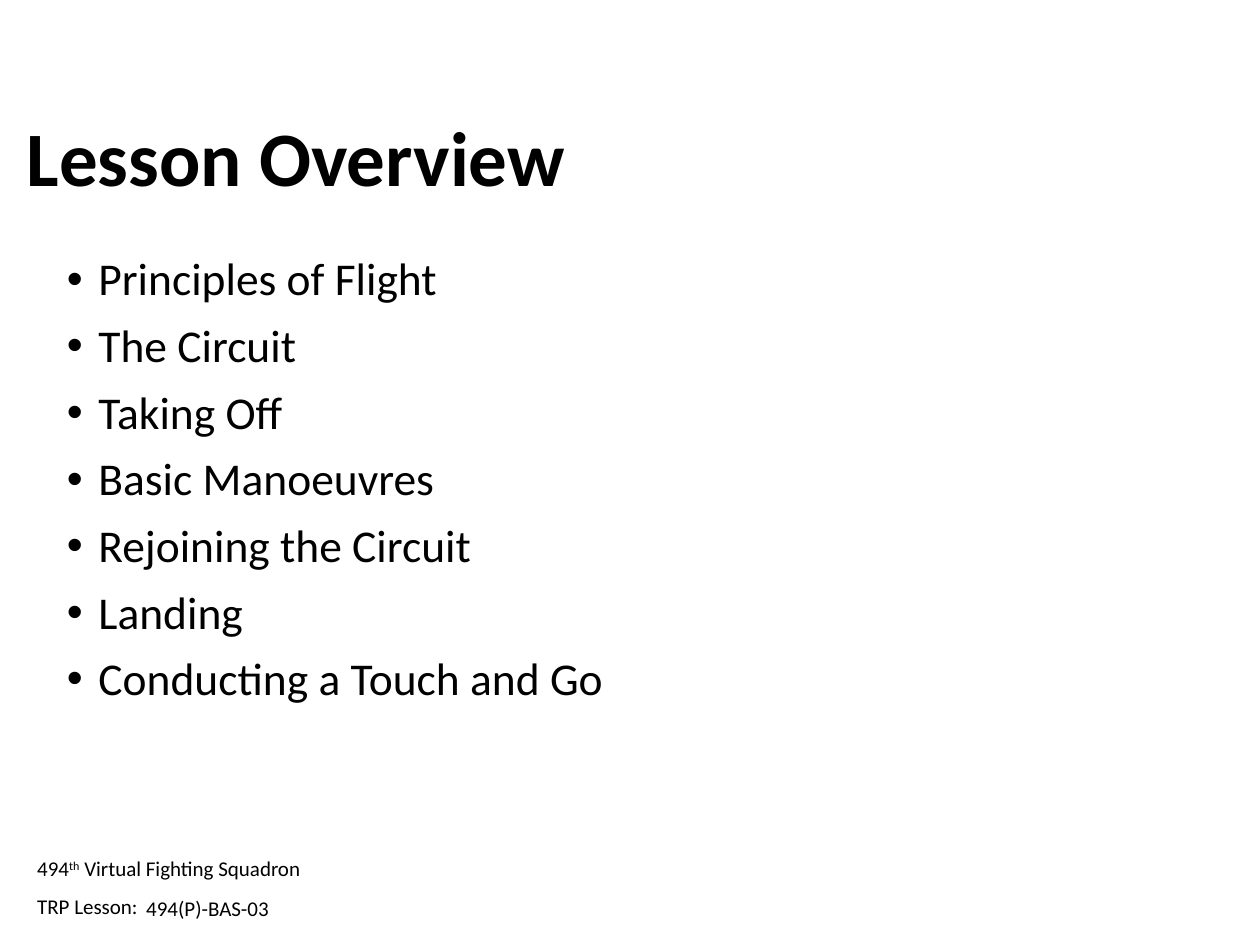
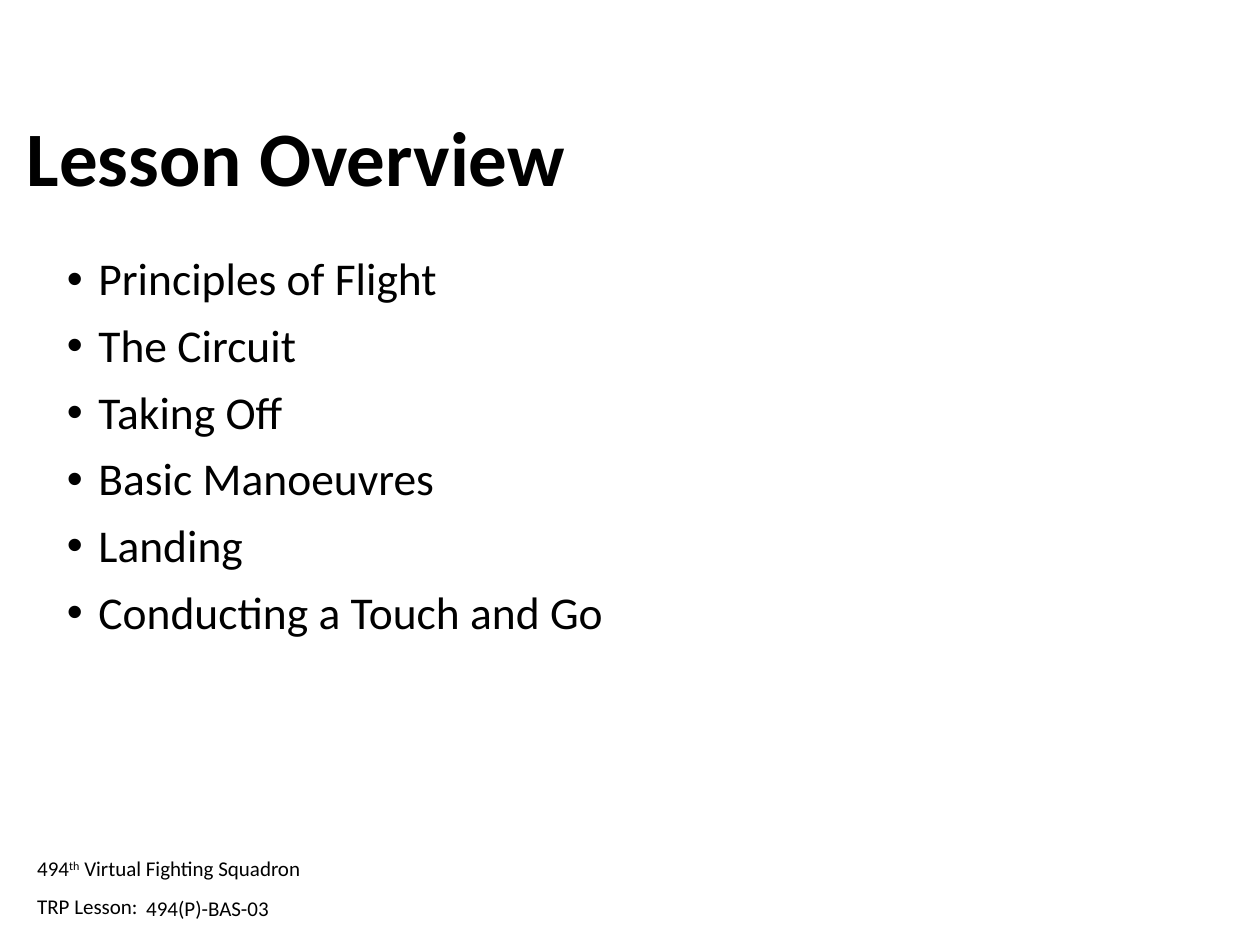
Before and after one commit to 132nd-vWing/132-TRP-494, a slide deck: slide 2 of TRP/BAS/BAS-03/494-BAS-03 - Trainee Presentation.pptx. Drawn at 1260x945 pixels with LibreOffice and Linux fonts; fonts in the diff are those of the drawing; background and template pictures are left out. Boxes give left, top, right and bottom in pixels: in the first picture for what was removed or moved away, otherwise in the second. Text is boxed around its words. In the diff, an @@ line names an element or a change of style, - is before the commit and + after.

```diff
--- a/TRP/BAS/BAS-03/494-BAS-03 - Trainee Presentation.pptx
+++ b/TRP/BAS/BAS-03/494-BAS-03 - Trainee Presentation.pptx
@@ text at (x1=98, y1=530, x2=471, y2=570): paragraph removed @@
-• Rejoining the Circuit
```
Also in this commit, not shown: 2 other slides changed, 15 slides added.
